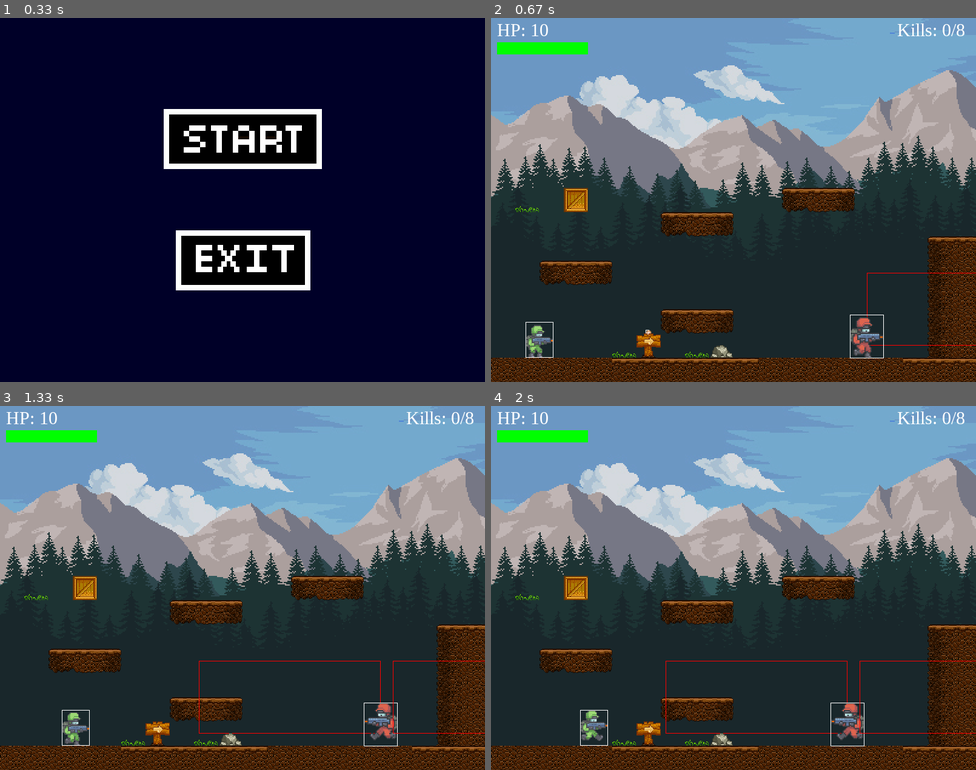
Above: before the commit, frames 1-4 (two rows, left to right).
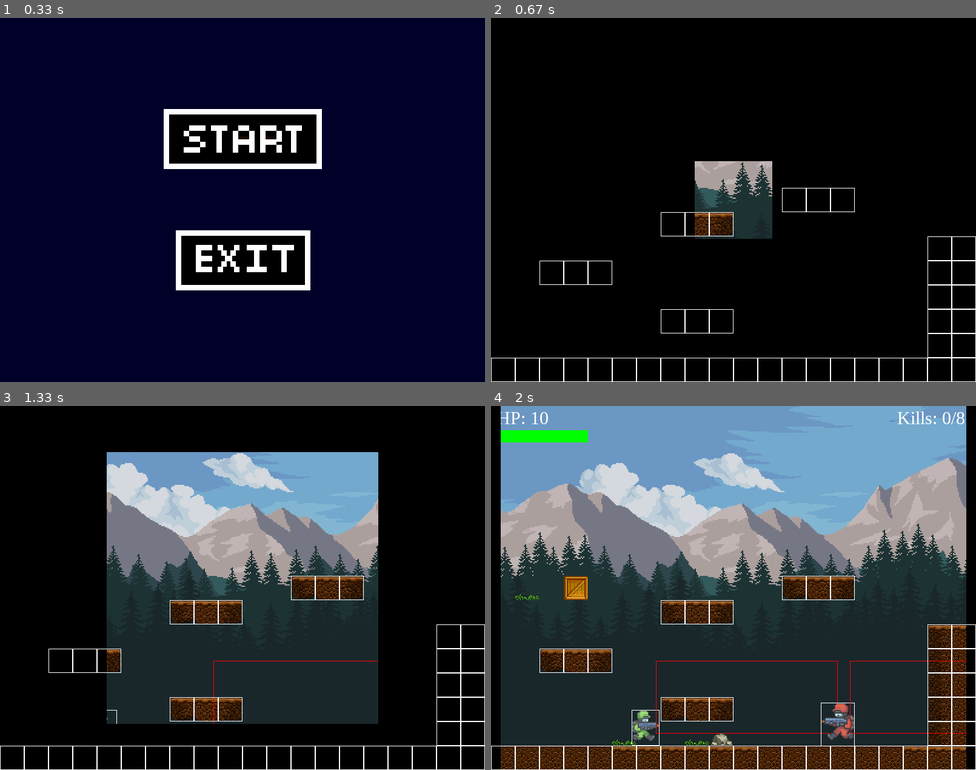
Above: after the commit, the same moments.

Repository: alfrooster/pygame-project
Game: pygame game, started from main.py
The game is run twice, just before and just after one commit, with the same random seed, the same clock (stepped at 60 frames per second) and the same inputs.
Inputs (mouse positions are in pixels of both pictures, inside the frame that each line leads up to):
- Up to frame 1 (0.33 s): no input
- Up to frame 2 (0.67 s): click (733, 138) at 0.38 s
- Up to frame 3 (1.33 s): tap Space at 0.67 s; hold D from 1 s (still down)
- Up to frame 4 (2 s): release D at 1.47 s; hold W 1.5-1.8 s; hold D from 1.83 s (still down)

Frame 1 is identical in both runs. In frame 2, 93% of the frame differs, in the area x 0-100%, y 0-100%; in frame 3, 56%; in frame 4, 6.5%.

Commit message:
sounds, screen fade, enemy ai improvements

Diff:
--- a/level1_data.csv
+++ b/level1_data.csv
@@ -11,5 +11,5 @@
 -1;-1;6;7;8;-1;-1;-1;-1;-1;-1;-1;-1;-1;-1;-1;-1;-1;3;4;5;-1;-1;-1;-1;-1;-1;-1;-1;-1;-1;-1;-1;-1;-1;-1;-1;-1;-1;-1;-1;-1 …(290 unchanged characters)…
 -1;-1;-1;-1;-1;-1;-1;-1;-1;-1;-1;-1;-1;-1;-1;-1;-1;-1;3;4;5;-1;-1;-1;-1;-1;-1;-1;-1;-1;-1;-1;-1;-1;-1;-1;-1;-1;-1;-1;-1 …(301 unchanged characters)…
 -1;-1;-1;-1;-1;-1;-1;6;7;8;-1;-1;-1;-1;-1;-1;-1;-1;3;4;5;-1;-1;-1;-1;-1;-1;-1;-1;-1;4;9;9;4;-1;-1;-1;-1;-1;-1;-1;-1;-1; …(278 unchanged characters)…
--1;-1;15;-1;-1;14;20;-1;14;13;-1;-1;-1;-1;-1;16;-1;-1;3;4;5; …(327 unchanged characters)…
+-1;-1;15;-1;-1;14;-1;-1;14;13;-1;-1;-1;-1;-1;16;-1;-1;3;4;5; …(327 unchanged characters)…
 4;4;4;4;4;0;0;0;0;0;0;4;4;4;4;4;4;0;0;0;0;0;0;0;0;0;-1;-1;4;4;4;4;4;4;4;4;4;0;0;0;0;0;0;0;0;0;0;0;0;0;0;0;0;0;0;0;0;0;0 …(234 unchanged characters)…
--- a/main.py
+++ b/main.py
@@ -3,7 +3,9 @@
 import random
 import csv
 import button
-
+from pygame import mixer
+
+mixer.init()
 pygame.init()
 
 SCREEN_WIDTH = 800
@@ -29,11 +31,23 @@
 bg_scroll = 0
 level = 1
 start_game = False
+start_intro = False
 
 #define player action variables
 moving_left = False
 moving_right = False
 shoot = False
+
+#load music and sounds
+pygame.mixer.music.load('audio/music2.mp3')
+pygame.mixer.music.set_volume(0.3)
+pygame.mixer.music.play(-1, 0.0, 5000)
+jump_fx = pygame.mixer.Sound('audio/jump.wav')
+jump_fx.set_volume(0.5)
+shot_fx = pygame.mixer.Sound('audio/shot.wav')
+shot_fx.set_volume(0.5)
+grenade_fx = pygame.mixer.Sound('audio/grenade.wav')
+grenade_fx.set_volume(0.5)
 
 #load images
 #button images
@@ -59,6 +73,8 @@
 RED = (255, 0, 0)
 WHITE = (255, 255, 255)
 GREEN = (0, 255, 0)
+PINK = (235, 65, 54)
+BLACK = (0, 0, 0)
 
 #define font
 font = pygame.font.SysFont('Times New Roman', 30)
@@ -179,18 +195,23 @@
 
         #become newton and invent gravity
         self.vel_y += GRAVITY
-        if self.vel_y > 11:
+        if self.vel_y > 10:
             self.vel_y
         dy += self.vel_y
 
         #check for collision
         for tile in world.obstacle_list:
+            pygame.draw.rect(screen, WHITE, tile[1], 1)
             #check collision in the x direction
-            if tile[1].colliderect(self.rect.x + dx, self.rect.y, self.width, self.height):
+            if tile[1].colliderect(self.rect.x + dx, self.rect.y, self.width, self.height - 0.1):
                 dx = 0
+                #if the ai has hit a wall then make it turn around
+                if self.char_type != 'player':
+                    self.direction *= -1
+                    self.move_counter = 0
             #same in y direction
             if tile[1].colliderect(self.rect.x, self.rect.y + dy, self.width, self.height):
-                #check if below the gound, i.e. jumping
+                #check if below the ground, i.e. jumping
                 if self.vel_y < 0:
                     self.vel_y = 0
                     dy = tile[1].bottom - self.rect.top
@@ -236,12 +257,14 @@
             self.shoot_cooldown = 10
             bullet = Bullet(self.rect.centerx + (0.6 * self.rect.size[0] * self.direction), self.rect.centery - 3, self.direction)
             bullet_group.add(bullet)
+            shot_fx.play()
 
     def vomit(self):
         self.vomit_cooldown = 200
         projectile = Projectile(self.rect.centerx + (0.6 * self.rect.size[0] * self.direction), self.rect.centery - 5, self.direction)
         projectile_group.add(projectile)
         self.update_action(4)
+        grenade_fx.play()
 
     def melee(self):
         self.melee_cooldown = 100
@@ -266,6 +289,11 @@
             if self.vision.colliderect(player.rect):
                 #don't start idling when player is in vision
                 self.idling = False
+                #flip the image if facing left
+                if self.direction == 1:
+                    self.flip = False
+                elif self.direction == -1:
+                    self.flip = True
                 if self.char_type == "ranged_monster":
                     #start vomiting toward where currently facing
                     if self.vomit_cooldown == 0:
@@ -282,7 +310,7 @@
                             #choose which frame of the animation the attack activates
                             if self.frame_index == 2:
                                 self.melee()
-                    elif self.frame_index:
+                    else:
                         if self.direction == 1:
                             ai_moving_right = True
                         else:
@@ -290,6 +318,9 @@
                         ai_moving_left = not ai_moving_right
                         self.move(ai_moving_left, ai_moving_right)
                         self.update_action(1)#1: run
+                        #update ai vision as the enemy moves
+                        self.vision.center = (self.rect.centerx + 150 * self.direction, self.rect.centery - 45)
+                        pygame.draw.rect(screen, RED, self.vision, 1)
             else:
                 if self.idling == False:
                     if self.direction == 1:
@@ -465,7 +496,7 @@
     def update(self):
         #move bullet
         self.rect.x += (self.direction * self.speed) + screen_scroll
-        pygame.draw.rect(screen, WHITE, self.rect, 1)
+        ##pygame.draw.rect(screen, WHITE, self.rect, 1)
         #check if bullet has gone off screen
         if self.rect.right < 0 or self.rect.left > SCREEN_WIDTH:
             self.kill()
@@ -492,7 +523,7 @@
     def update(self):
         #move projectile
         self.rect.x += (self.direction * self.speed) + screen_scroll
-        pygame.draw.rect(screen, WHITE, self.rect, 1)
+        ##pygame.draw.rect(screen, WHITE, self.rect, 1)
         #check if projectile has gone off screen
         if self.rect.right < 0 or self.rect.left > SCREEN_WIDTH:
             self.kill()
@@ -505,6 +536,35 @@
             if player.alive:
                 player.health -= 1
                 self.kill()
+
+
+class ScreenFade():
+    def __init__(self, direction, color, speed):
+        self.direction = direction
+        self.color = color
+        self.speed = speed
+        self.fade_counter = 0
+
+    def fade(self):
+        fade_complete = False
+        self.fade_counter += self.speed
+        if self.direction == 1:#whole screen fade
+            pygame.draw.rect(screen, self.color, (0 - self.fade_counter, 0, SCREEN_WIDTH // 2, SCREEN_HEIGHT))
+            pygame.draw.rect(screen, self.color, (SCREEN_WIDTH // 2 + self.fade_counter, 0, SCREEN_WIDTH, SCREEN_HEIGHT))
+            pygame.draw.rect(screen, self.color, (0, 0 - self.fade_counter, SCREEN_WIDTH, SCREEN_HEIGHT // 2))
+            pygame.draw.rect(screen, self.color, (0, SCREEN_HEIGHT // 2 + self.fade_counter, SCREEN_WIDTH, SCREEN_HEIGHT))
+
+        if self.direction == 2:#vertical screen fade down
+            pygame.draw.rect(screen, self.color, (0, 0, SCREEN_WIDTH, 0 + self.fade_counter))
+        if self.fade_counter >= SCREEN_WIDTH:
+            fade_complete = True
+
+        return fade_complete
+
+
+#create screen fades
+intro_fade = ScreenFade(1, BLACK, 4)
+death_fade = ScreenFade(2, PINK, 4)
 
 
 #create buttons
@@ -548,6 +608,7 @@
         screen.fill(BG)
         if start_button.draw(screen):
             start_game = True
+            start_intro = True
         if exit_button.draw(screen):
             run = False
     else:
@@ -582,6 +643,12 @@
         decoration_group.draw(screen)
         water_group.draw(screen)
         exit_group.draw(screen)
+
+        #show intro
+        if start_intro:
+            if intro_fade.fade():
+                start_intro = False
+                intro_fade.fade_counter = 0
 
         #update player actions
         if player.alive:
@@ -599,6 +666,7 @@
             bg_scroll -= screen_scroll
             #check if level is completed
             if level_complete:
+                start_intro = True
                 level += 1
                 bg_scroll = 0
                 if level <= MAX_LEVELS:
@@ -619,17 +687,20 @@
         else:
             screen_scroll = 0
             player.move(False, False)
-            if restart_button.draw(screen):
-                bg_scroll = 0
-                world_data = reset_level()
-                #load in level data and create world
-                with open(f'level{level}_data.csv', newline='') as csvfile:
-                    reader = csv.reader(csvfile, delimiter=';')
-                    for x, row in enumerate(reader):
-                        for y, tile in enumerate(row):
-                            world_data[x][y] = int(tile)
-                world = World()
-                player, health_bar = world.process_data(world_data)
+            if death_fade.fade():
+                if restart_button.draw(screen):
+                    death_fade.fade_counter = 0
+                    start_intro = True
+                    bg_scroll = 0
+                    world_data = reset_level()
+                    #load in level data and create world
+                    with open(f'level{level}_data.csv', newline='') as csvfile:
+                        reader = csv.reader(csvfile, delimiter=';')
+                        for x, row in enumerate(reader):
+                            for y, tile in enumerate(row):
+                                world_data[x][y] = int(tile)
+                    world = World()
+                    player, health_bar = world.process_data(world_data)
 
 
     for event in pygame.event.get():
@@ -644,10 +715,9 @@
                 moving_right = True
             if (event.key == pygame.K_w or event.key == pygame.K_SPACE) and player.alive:
                 player.jump = True
+                jump_fx.play()
             if event.key == pygame.K_ESCAPE:
-                start_game = False
-            if event.key == pygame.K_q:
-                player.health = 0
+                run = False
         #key releases
         if event.type == pygame.KEYUP:
             if event.key == pygame.K_a:
Not shown, removed: .ipynb_checkpoints/level1_data-checkpoint.csv
Not shown, added: audio/grenade.wav
Not shown, added: audio/jump.wav
Not shown, added: audio/music2.mp3
Not shown, added: audio/shot.wav
